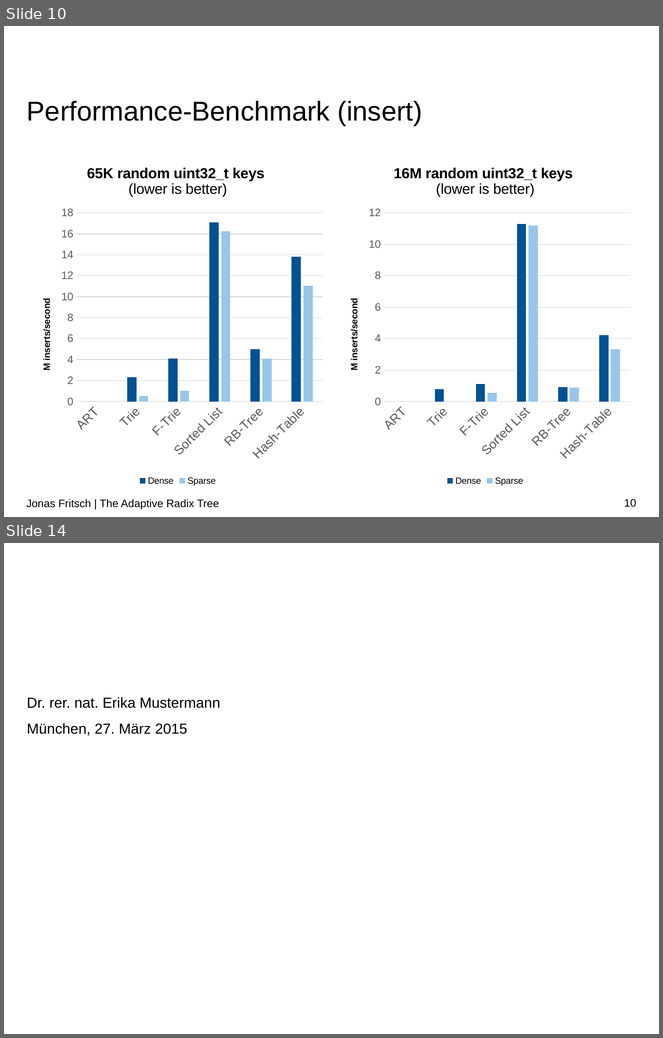
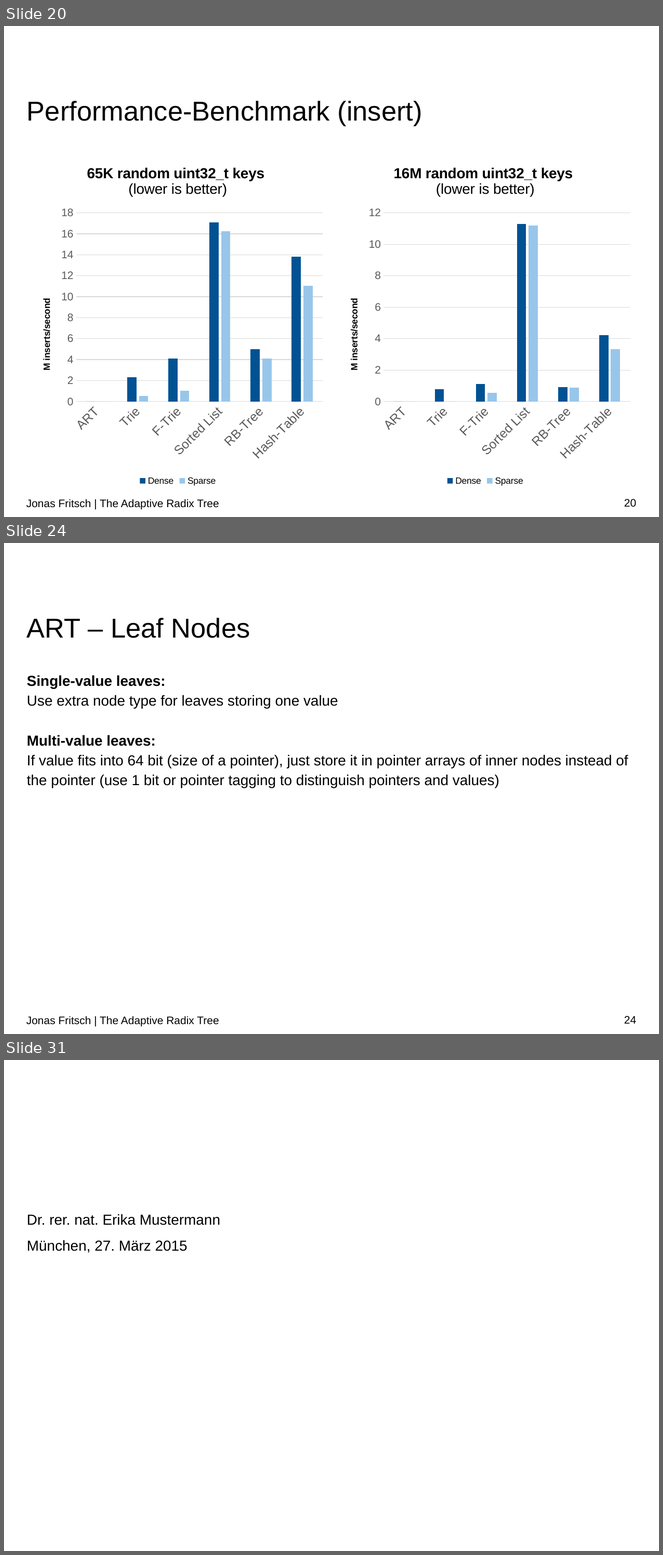
Before and after one commit to atalantus/The-Adaptive-Radix-Tree, a slide deck: Presentation/The Adaptive Radix Tree.pptx. Shown one above the other, each under a label of ours: slides 10 and 14 before the commit, slides 20, 24 and 31 after it; the slides between them are not shown. The pictures are 663x1038 and 663x1555 pixels, drawn with LibreOffice and Linux fonts; fonts in the diff are those of the drawing; background and template pictures are left out. Boxes give left, top, right and bottom in pixels: in the first picture for what was removed or moved away, otherwise in the second. Text is boxed around its words. In the diff, an @@ line names an element or a change of style, - is before the commit and + after.

```diff
--- a/Presentation/The Adaptive Radix Tree.pptx
+++ b/Presentation/The Adaptive Radix Tree.pptx
@@ slide 24 added at (4, 543, 659, 1034), background #FFFFFF @@
@@ title added at (27, 618, 250, 638), 30 pt, text #000000 @@
+ART – Leaf Nodes
@@ text added at (27, 675, 628, 788), 16 pt, text #000000 @@
+Single-value leaves:
+Use extra node type for leaves storing one value
+Multi-value leaves:
+If value fits into 64 bit (size of a pointer), just store it in pointer arrays of inner nodes instead of the pointer (use 1 bit or pointer tagging to distinguish pointers and values)
@@ text added at (26, 1016, 219, 1027), 12 pt, text #000000 @@
+Jonas Fritsch | The Adaptive Radix Tree
@@ page number added at (624, 1016, 636, 1024), 12 pt, text #000000 @@
+24
@@ what was slide 10 is now slide 20 @@
@@ page number at (624, 499, 636, 508): text changed @@
-10
+20
@@ what was slide 14 is now slide 31 @@
```
Also in this commit, not shown: 6 slides changed, 17 other slides added, 1 slide removed, 13 other files.
